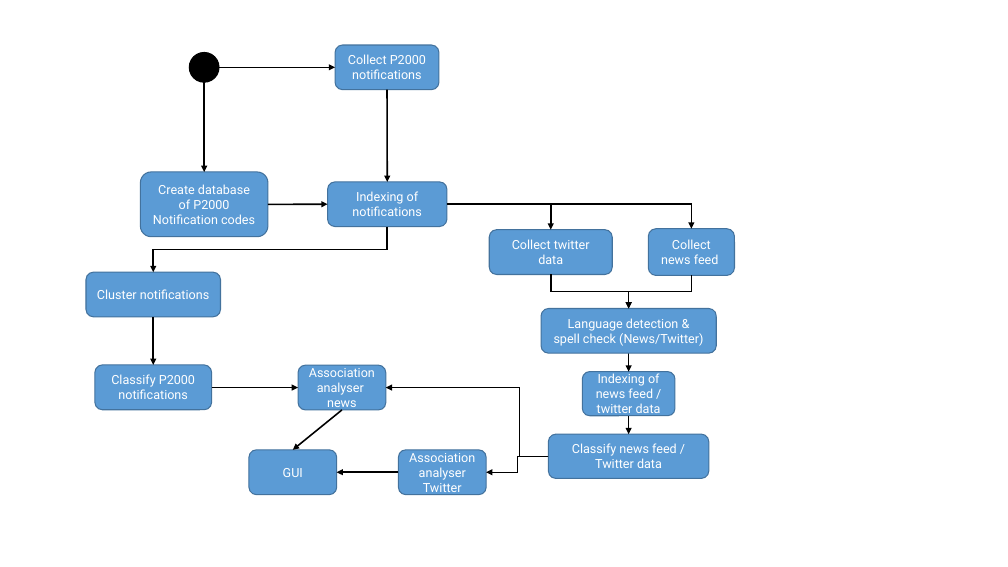
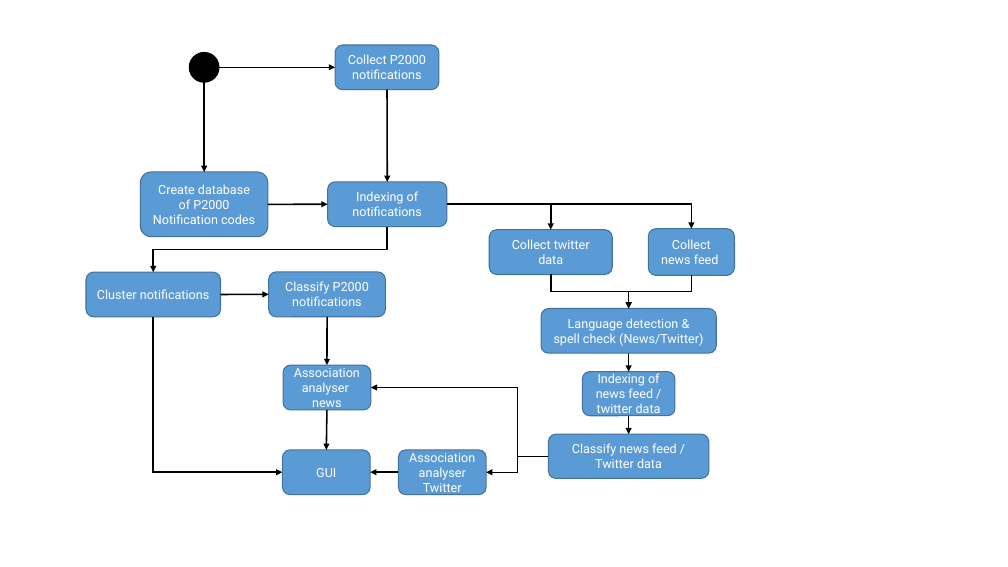
Before and after one commit to Bram9205/WebInfo, a slide deck: slide 4 of Report/Images/Architecture plaatje.pptx. Drawn at 1008x567 pixels with LibreOffice and Linux fonts; fonts in the diff are those of the drawing. Boxes give left, top, right and bottom in pixels: in the first picture for what was removed or moved away, otherwise in the second. Text is boxed around its words. In the diff, an @@ line names an element or a change of style, - is before the commit and + after.

```diff
--- a/Report/Images/Architecture plaatje.pptx
+++ b/Report/Images/Architecture plaatje.pptx
@@ arrow moved from (154, 317) - (154, 365) to (221, 295) - (268, 294) @@
@@ rounded rectangle "Classify P2000 notifications": place and size @@
-rounded rectangle "Classify P2000 notifications" at [95,365,212,410]
+rounded rectangle "Classify P2000 notifications" at [268,272,385,317]
@@ elbow arrow moved from (212, 387) - (298, 388) to (154, 317) - (283, 473) @@
@@ arrow added from (327, 317) to (327, 365), #000000 1.5 pt @@
@@ rounded rectangle "Association analyser news": place and size @@
-rounded rectangle "Association analyser news" at [298,365,386,410]
+rounded rectangle "Association analyser news" at [283,365,371,410]
@@ elbow arrow moved from (548, 457) - (386, 388) to (548, 457) - (371, 388) @@
@@ arrow moved from (342, 410) - (293, 450) to (327, 410) - (327, 450) @@
@@ rounded rectangle "GUI": place and size @@
-rounded rectangle "GUI" at [249,450,337,495]
+rounded rectangle "GUI" at [283,450,371,495]
@@ arrow moved from (399, 473) - (337, 473) to (399, 473) - (371, 473) @@
```
Also in this commit, not shown: 1 other file.
